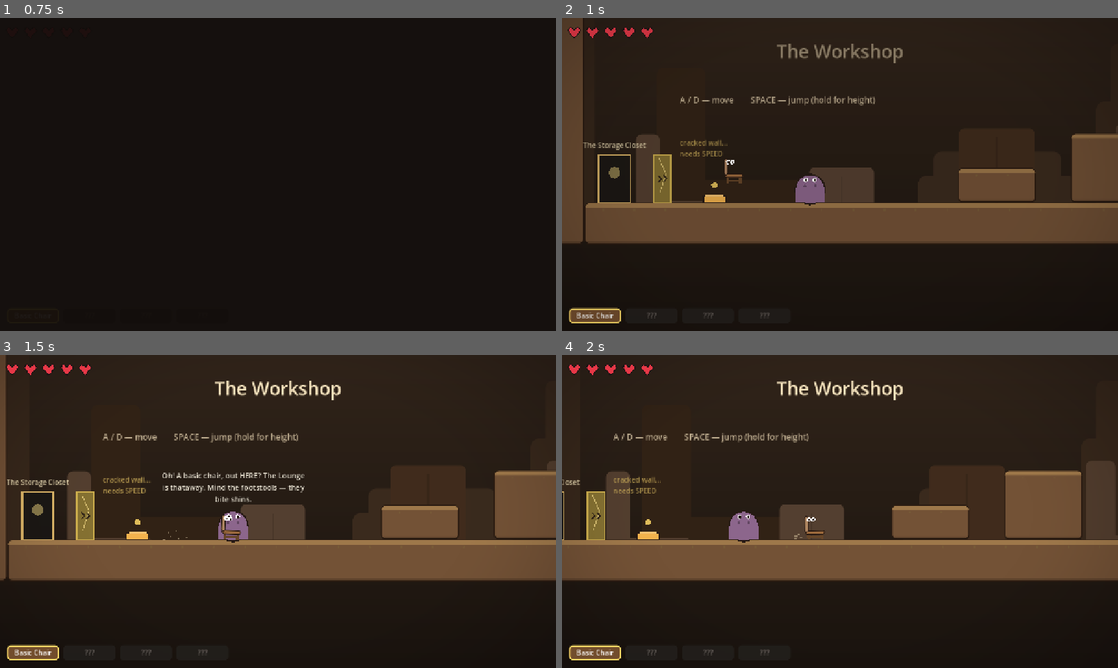
Above: before the commit, frames 1-4 (two rows, left to right).
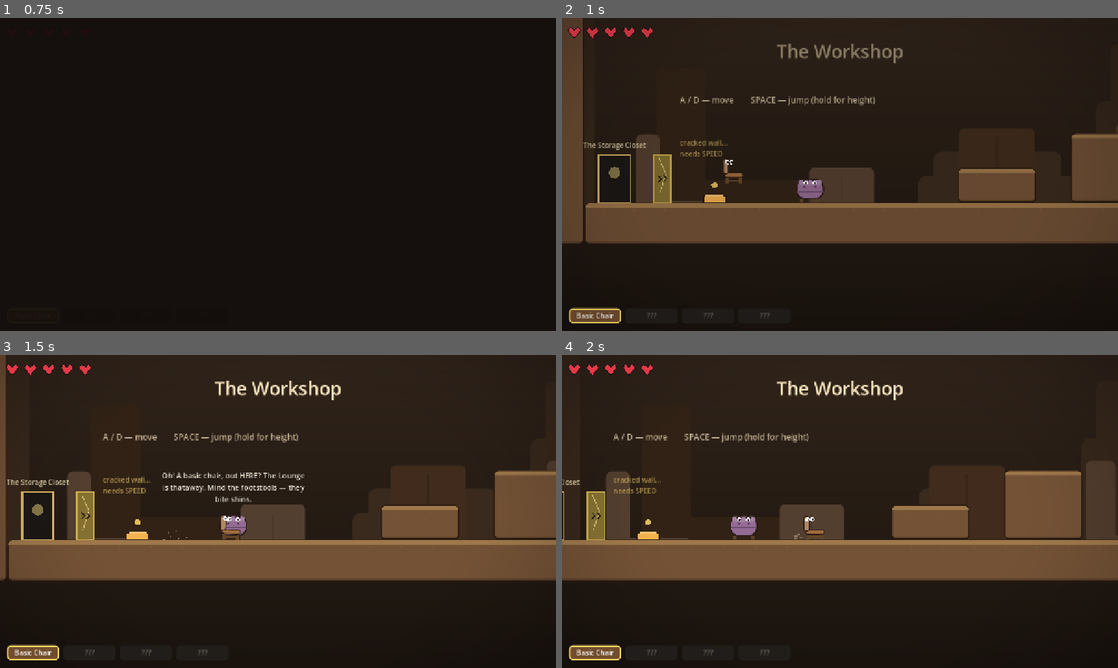
Above: after the commit, the same moments.

Repository: TsilenT/chairfighter
Game: Godot game, scene res://scenes/game/Game.tscn
The game is run twice, just before and just after one commit, with the same random seed, the same clock (stepped at 60 frames per second) and the same inputs.
Inputs:
- Up to frame 1 (0.75 s): tap Enter (ui_accept) at 0.5 s; hold D (move_right) from 0.53 s (still down); tap J (attack) at 0.6 s
- Up to frame 2 (1 s): keep holding D (move_right); tap Space (jump) at 0.77 s
- Up to frame 3 (1.5 s): keep holding D (move_right); tap F (interact) at 1.35 s
- Up to frame 4 (2 s): keep holding D (move_right); tap Space (jump) at 1.52 s

Frame 1 is identical in both runs. In frame 2, 0.3% of the frame differs, in the area x 29-48%, y 45-60%; in frame 3, 0.3%; in frame 4, 0.3%, in the area x 30-48%, y 50-60%.

Commit message:
polish: Otto pouf body, chunkier basic chair silhouette
Co-Authored-By: Claude Fable 5 <noreply@anthropic.com>
Claude-Session: https://claude.ai/code/session_01TS9gAP8ymhgCosReWMCiiM

Diff:
--- a/src/npc/OttomanOtto.gd
+++ b/src/npc/OttomanOtto.gd
@@ -65,21 +65,34 @@
 
 
 func _draw() -> void:
-	var plush := Color(0.55, 0.4, 0.55)
+	var plush := Color(0.58, 0.42, 0.58)
 	var outline := Color(0.15, 0.1, 0.08)
 	var squish := 1.0 + 0.03 * sin(_bob)
-	# Round ottoman body.
 	draw_set_transform(Vector2.ZERO, 0.0, Vector2(1.0, squish))
-	draw_circle(Vector2(0, -30), 34.0, plush)
-	draw_circle(Vector2(0, -30), 34.0, outline, false, 3.0)
-	draw_rect(Rect2(-34, -30, 68, 30), plush)
-	draw_rect(Rect2(-34, -2, 68, 2), outline)
+	# Stubby wooden feet.
+	draw_rect(Rect2(-24, -8, 8, 8), Color(0.35, 0.26, 0.18))
+	draw_rect(Rect2(16, -8, 8, 8), Color(0.35, 0.26, 0.18))
+	# Pouf body: rounded cushion with a skirt seam.
+	var sb := StyleBoxFlat.new()
+	sb.bg_color = plush
+	sb.set_corner_radius_all(18)
+	sb.border_color = outline
+	sb.set_border_width_all(3)
+	sb.draw(get_canvas_item(), Rect2(-32, -54, 64, 46))
+	draw_line(Vector2(-30, -26), Vector2(30, -26), plush.darkened(0.25), 2.5)
+	# Cushion top highlight.
+	var top := StyleBoxFlat.new()
+	top.bg_color = plush.lightened(0.15)
+	top.set_corner_radius_all(14)
+	top.draw(get_canvas_item(), Rect2(-27, -52, 54, 12))
 	# Button tufts.
-	draw_circle(Vector2(-12, -38), 3.0, plush.darkened(0.3))
-	draw_circle(Vector2(12, -38), 3.0, plush.darkened(0.3))
-	# Kind eyes.
-	draw_circle(Vector2(-10, -52), 5.0, Color.WHITE)
-	draw_circle(Vector2(10, -52), 5.0, Color.WHITE)
-	draw_circle(Vector2(-9, -51), 2.3, outline)
-	draw_circle(Vector2(11, -51), 2.3, outline)
+	draw_circle(Vector2(-12, -36), 3.0, plush.darkened(0.35))
+	draw_circle(Vector2(12, -36), 3.0, plush.darkened(0.35))
+	# Kind eyes with brows.
+	draw_circle(Vector2(-10, -45), 5.0, Color.WHITE)
+	draw_circle(Vector2(10, -45), 5.0, Color.WHITE)
+	draw_circle(Vector2(-9, -44), 2.3, outline)
+	draw_circle(Vector2(11, -44), 2.3, outline)
+	draw_arc(Vector2(-10, -47), 6.0, PI + 0.4, TAU - 0.4, 8, outline, 2.0)
+	draw_arc(Vector2(10, -47), 6.0, PI + 0.4, TAU - 0.4, 8, outline, 2.0)
 	draw_set_transform(Vector2.ZERO, 0.0, Vector2.ONE)
--- a/src/player/PlayerVisual.gd
+++ b/src/player/PlayerVisual.gd
@@ -122,14 +122,14 @@
 func _draw_basic(base: Color) -> void:
 	var dark := base.darkened(0.35)
 	# Legs.
-	draw_rect(Rect2(-18, -14, 6, 14), dark)
-	draw_rect(Rect2(12, -14, 6, 14), dark)
-	# Seat + backrest.
-	_rounded(Rect2(-22, -22, 44, 10), base, 4.0)
-	_rounded(Rect2(-24, -56, 10, 38), base.lightened(0.18), 4.0)
+	draw_rect(Rect2(-19, -14, 7, 14), dark)
+	draw_rect(Rect2(12, -14, 7, 14), dark)
+	# Seat + backrest (chunky enough to read at distance).
+	_rounded(Rect2(-22, -24, 44, 12), base, 4.0)
+	_rounded(Rect2(-26, -56, 14, 36), base.lightened(0.18), 5.0)
 	# Cross rail (it's a sturdy chair).
 	draw_rect(Rect2(-15, -8, 30, 4), dark)
-	_eyes(Vector2(-14, -48))
+	_eyes(Vector2(-16, -48))
 
 
 func _draw_armchair(base: Color) -> void:
